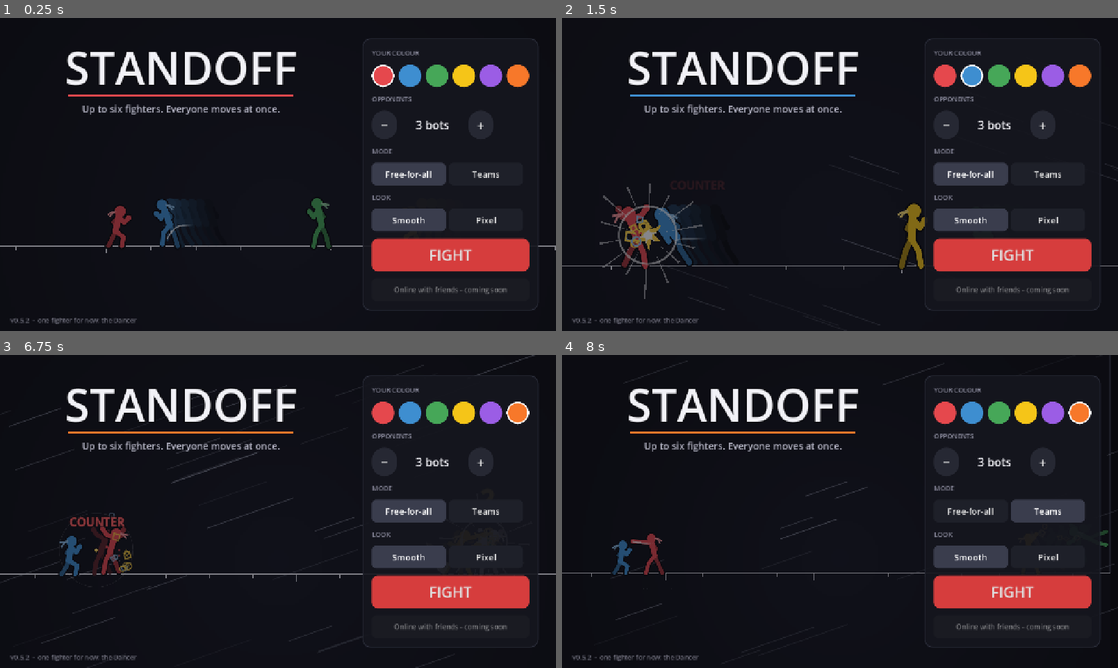
Above: before the commit, frames 1-4 (two rows, left to right).
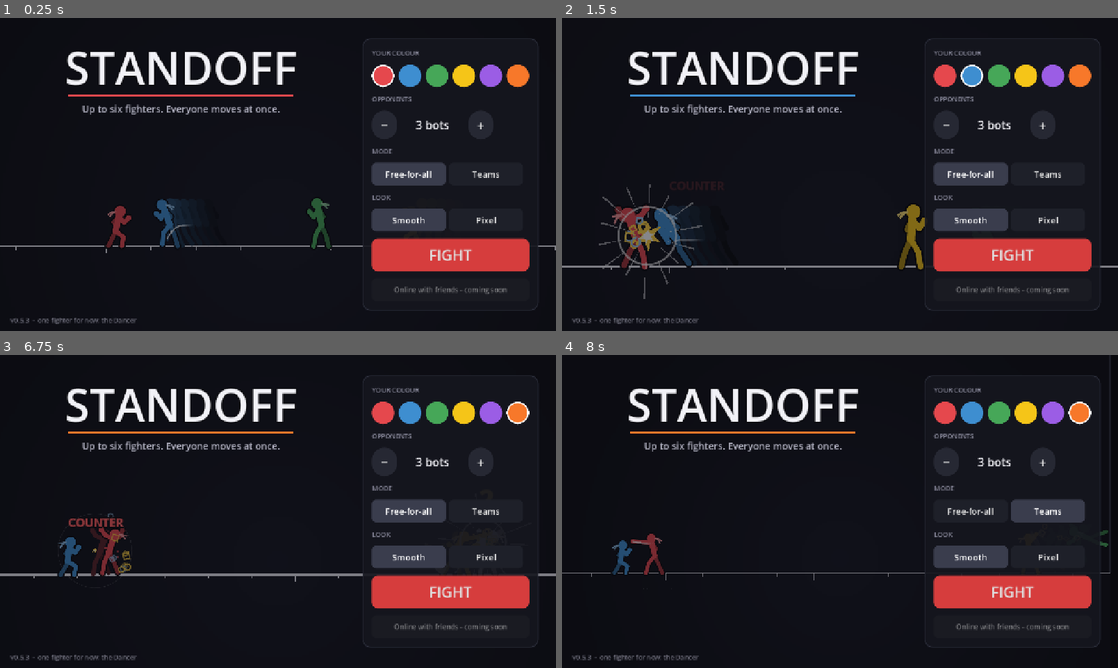
Above: after the commit, the same moments.

Repository: Veriduim/standoff
Game: Godot game, scene res://scenes/main.tscn
Same seed, same stepped clock (60 frames per second), same inputs: the game is played once before the commit and once after it.
Inputs (mouse positions are in pixels of both pictures, inside the frame that each line leads up to):
- Up to frame 1 (0.25 s): no input
- Up to frame 2 (1.5 s): click (945, 74) at 0.52 s; click (973, 74) at 1.27 s
- Up to frame 3 (6.75 s): click (439, 411) at 2.02 s; click (461, 411) at 2.77 s; click (489, 411) at 3.52 s; click (517, 411) at 4.27 s; click "−" at 5 s; click "+" at 5.75 s; click "Free-for-all" at 6.5 s
- Up to frame 4 (8 s): click "Teams" at 7.25 s

The runs differ from the first frame. In frame 1, less than 0.1% of the frame differs, in the area x 4-6%, y 96-98%; in frame 2, 1.2%; in frame 3, 1.3%, in the area x 0-100%, y 0-100%; in frame 4, 0.2%.

Commit message:
0.5.3: the speed streaks are gone (Timmy 19:41: "They kind of look like rain. Remove those")
Co-Authored-By: Claude Opus 5.5 <noreply@anthropic.com>
Claude-Session: https://claude.ai/code/session_019cpLLa1bA2ND22yfhrkoYF

Diff:
--- a/project.godot
+++ b/project.godot
@@ -11,7 +11,7 @@
 [application]
 
 config/name="Standoff"
-config/version="0.5.2"
+config/version="0.5.3"
 config/icon="res://assets/icon.png"
 run/main_scene="res://scenes/main.tscn"
 config/features=PackedStringArray("4.7", "GL Compatibility")
--- a/scripts/ui/fx.gd
+++ b/scripts/ui/fx.gd
@@ -10,8 +10,8 @@
 ##   arcs      the striking hand or foot leaves a pale arc while its hit is out
 ## The second, flashier pass (18:35: "Im excited to see the flashy animations and burst effects"; scenery and the floor
 ## reflection left out, "those are mods"):
-##   impacts   a hard hit flashes the one hit white for a few frames, throws out impact lines and sends speed streaks
-##             across the stage the way the hit goes (pick 7)
+##   impacts   a hard hit flashes the one hit white for a few frames and throws out impact lines (the speed streaks
+##             across the stage went at 19:41: "They kind of look like rain. Remove those")
 ##   supers    the stage dims round the one starting it, light rays and rings burst out of them, everything holds a
 ##             moment and the picture splits into colours (pick 13); KOs split too
 ##   after     fast movers leave fading copies of themselves (pick 8)
@@ -34,7 +34,6 @@
 var offset := Vector2.ZERO   ## this frame's shake (StageView adds it to the camera)
 var combos := {}             ## victim id -> {hits, dmg, by: colour, pop: 1 -> 0, end: -1 live / seconds since it ended}
 var trails := {}             ## fighter id -> {pts: [[tip, pivot], ...], c: colour, fade: -1 live / seconds}
-var streaks: Array = []      ## {p: screen fraction, d: direction, len, sp: px/s, age, life} - across the whole stage
 var flash := {}              ## fighter id -> seconds they're drawn white (the impact frame)
 var afters: Array = []       ## afterimages: {id, rec: Sim.record row, age, life}
 var dim := 0.0               ## how dark the stage goes round a super (0-1); `dim_id` is drawn over it
@@ -55,7 +54,6 @@
 	jitter.clear()
 	combos.clear()
 	trails.clear()
-	streaks.clear()
 	flash.clear()
 	punch = 0.0
 	afters.clear()
@@ -111,11 +109,10 @@
 				_add("text", at + Vector2(0, -46), Vector2(0, -60), 0.6, Color("#ff5d5d"), 26.0)
 				parts[-1]["txt"] = "COUNTER"
 				flash[victim] = 0.08
-			if dmg >= 30:   # (a hard one: the shockwave, impact lines, the one hit flashes white, streaks)
+			if dmg >= 30:   # (a hard one: the shockwave, impact lines, the one hit flashes white)
 				_add("shock", at, Vector2.ZERO, 0.24, Color.WHITE, 62.0 * s)
 				_add("spokes", at, Vector2.ZERO, 0.14, Color.WHITE, 46.0 * s)
 				flash[victim] = 0.06
-				rush(Vector2(face, -0.35), 14 + int(8.0 * s))
 			if dmg >= 45:
 				splash(0.35, at)
 			freeze(clampf(0.04 + float(dmg) * 0.0018, 0.05, 0.14), victim)
@@ -151,7 +148,6 @@
 						_rng.randf_range(0.4, 0.7), victim_col if i % 3 else Color.WHITE, _rng.randf_range(3.0, 6.0))
 			_add("spokes", at, Vector2.ZERO, 0.2, Color.WHITE, 90.0)
 			flash[victim] = 0.12
-			rush(Vector2(face, -0.2), 26)
 			splash(0.8, at)
 			freeze(0.22, victim)
 			kick(6.0)
@@ -205,15 +201,6 @@
 				_rng.randf_range(0.2, 0.38), Color("#8d909c"), _rng.randf_range(2.5, 5.0))
 	if s > 0.7:
 		kick(1.0 + s)
-
-
-## Speed streaks across the stage the way a hit sends someone (screen-wide, behind the fighters).
-func rush(dir: Vector2, n: int) -> void:
-	var d := dir.normalized()
-	for i in n:
-		streaks.append({"p": Vector2(_rng.randf(), _rng.randf()), "d": d, "len": _rng.randf_range(60.0, 220.0),
-			"sp": _rng.randf_range(900.0, 1900.0), "age": 0.0, "life": _rng.randf_range(0.22, 0.45),
-			"a": _rng.randf_range(0.15, 0.45)})
 
 
 ## The colour split (the post shader): `amount` 0-1, from a world point.
@@ -338,9 +325,6 @@
 			trails[id]["fade"] = float(trails[id]["fade"]) + delta
 			if float(trails[id]["fade"]) > TRAIL_FADE:
 				trails.erase(id)
-	for s: Dictionary in streaks:
-		s["age"] = float(s["age"]) + delta
-	streaks = streaks.filter(func(s: Dictionary) -> bool: return float(s["age"]) < float(s["life"]))
 	for a: Dictionary in afters:
 		a["age"] = float(a["age"]) + delta
 	afters = afters.filter(func(a: Dictionary) -> bool: return float(a["age"]) < float(a["life"]))
@@ -497,17 +481,6 @@
 						at - dir * s * 0.4 - side]), c)
 
 
-## The speed streaks - screen-wide thin lines racing the way the hit went, behind everyone.
-func draw_streaks(st: StageView) -> void:
-	var vp := st.get_viewport_rect().size
-	for s: Dictionary in streaks:
-		var t := float(s["age"]) / float(s["life"])
-		var d: Vector2 = s["d"]
-		var start := (s["p"] as Vector2) * vp + d * float(s["sp"]) * float(s["age"]) - d * vp.length() * 0.25
-		var c := Color(0.85, 0.87, 0.95, float(s["a"]) * sin(t * PI))
-		st.draw_line(start, start + d * float(s["len"]), c, 2.0, true)
-
-
 func _star(st: StageView, at: Vector2, s: float, rot: float, sp: Array, c: Color) -> void:
 	if s < 1.0:
 		return
--- a/scripts/ui/home_screen.gd
+++ b/scripts/ui/home_screen.gd
@@ -6,7 +6,7 @@
 
 signal fight(opponents: int, mode: String, colour: int)
 
-const VERSION := "v0.5.2"
+const VERSION := "v0.5.3"
 
 const SETTINGS := "user://settings.cfg"
 
--- a/scripts/ui/stage_view.gd
+++ b/scripts/ui/stage_view.gd
@@ -329,7 +329,6 @@
 	for i in range(-steps, steps + 1):
 		var x := w2s(Vector2(i * 100.0, 0)).x
 		draw_line(Vector2(x, floor_y), Vector2(x, floor_y + (16.0 if i % 4 == 0 else 9.0)), LINE, 2.0)
-	fx.draw_streaks(self)
 	if frame.is_empty():
 		return
 	for i in frame.size():   # (a faint spot under anyone in the air, so heights read)
Not shown, changed: export_presets.cfg
Not shown, changed: docs/plan.md
